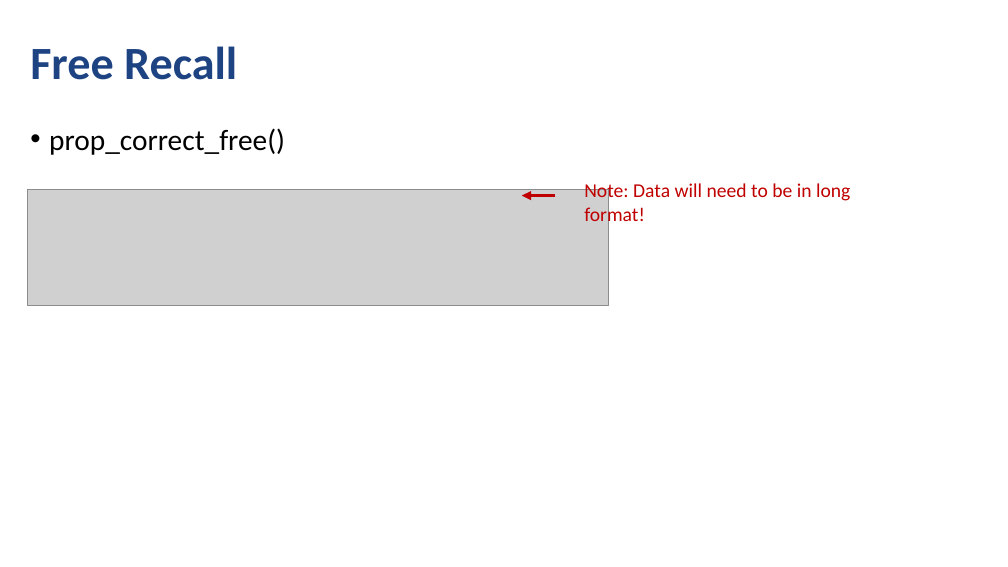
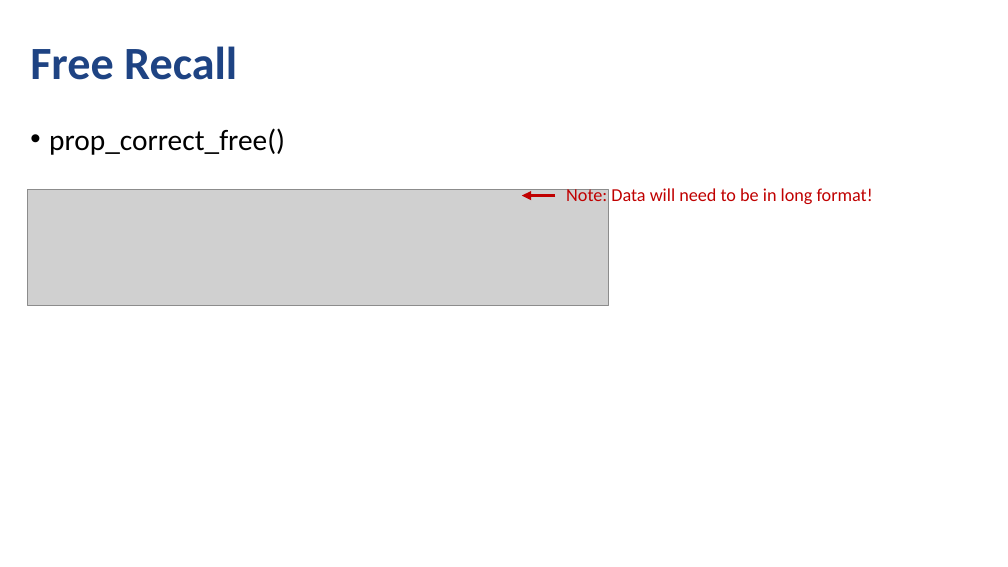
Before and after one commit to npm27/lrd-analysis, a slide deck: slide 13 of Presentations/SCiP 2020.pptx. Drawn at 1008x567 pixels with LibreOffice and Linux fonts; fonts in the diff are those of the drawing; grey boxes stand for pictures. Boxes give left, top, right and bottom in pixels: in the first picture for what was removed or moved away, otherwise in the second. Text is boxed around its words. In the diff, an @@ line names an element or a change of style, - is before the commit and + after.

```diff
--- a/Presentations/SCiP 2020.pptx
+++ b/Presentations/SCiP 2020.pptx
@@ text "Note: Data will need to ...": place and size @@
-text "Note: Data will need to ..." at bbox=[584, 181, 850, 226]
+text "Note: Data will need to ..." at bbox=[566, 186, 873, 204]
@@ text "Note: Data will need to ..." at bbox=[566, 186, 873, 204]: size 14 to 13 pt @@
```
Also in this commit, not shown: 9 other slides changed.
